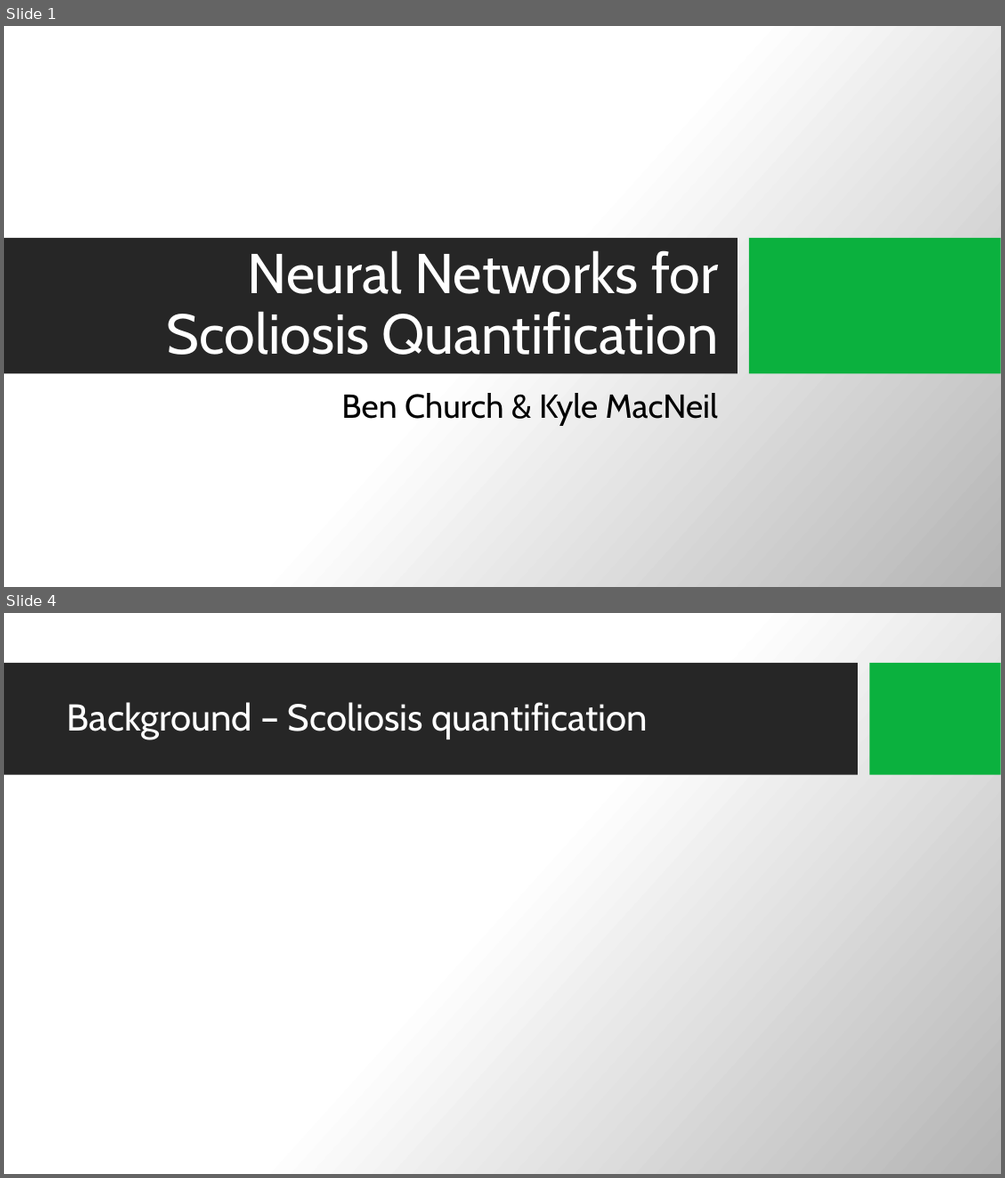
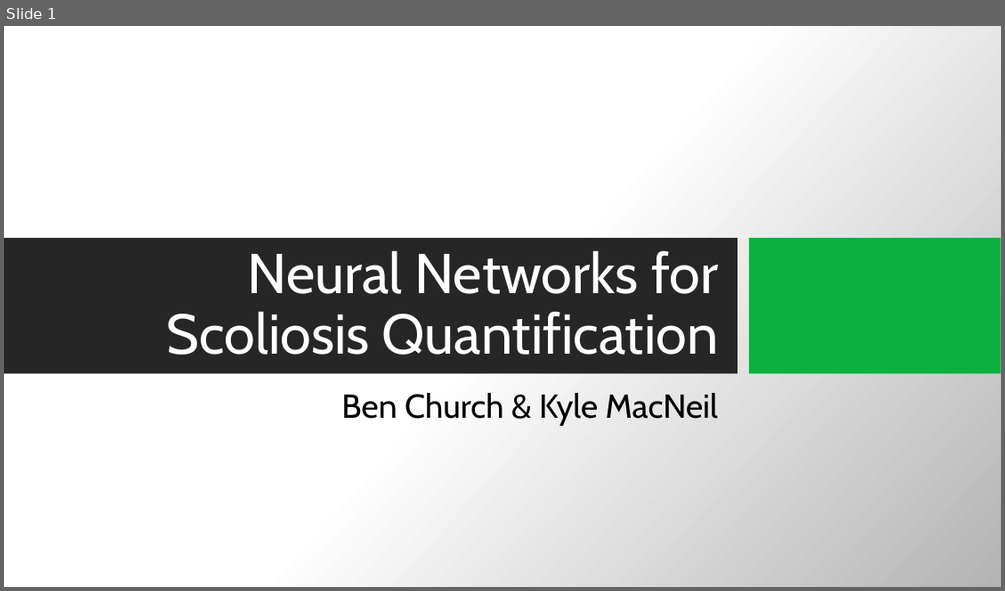
Before and after one commit to BenChurch/Fall2016, a slide deck: CISC874/Project/Presentation/0bc15Presentation.pptx. Shown one above the other, each under a label of ours: slides 1 and 4 before the commit, slide 1 after it; the slides between them are not shown. The pictures are 1005x1178 and 1005x591 pixels, drawn with LibreOffice and Linux fonts; fonts in the diff are those of the drawing; background and template pictures are left out. Boxes give left, top, right and bottom in pixels: in the first picture for what was removed or moved away, otherwise in the second. Text is boxed around its words. In the diff, an @@ line names an element or a change of style, - is before the commit and + after.

```diff
--- a/CISC874/Project/Presentation/0bc15Presentation.pptx
+++ b/CISC874/Project/Presentation/0bc15Presentation.pptx
@@ slide 4 removed at [4,613,1001,1174], background picture (left out) @@
@@ rectangle removed at [4,663,858,775] @@
@@ rectangle removed at [870,663,1001,775] @@
@@ title removed at [67,702,647,739] @@
-Background – Scoliosis quantification
```
Also in this commit, not shown: 6 slides changed, 5 slides added, 24 other files.
